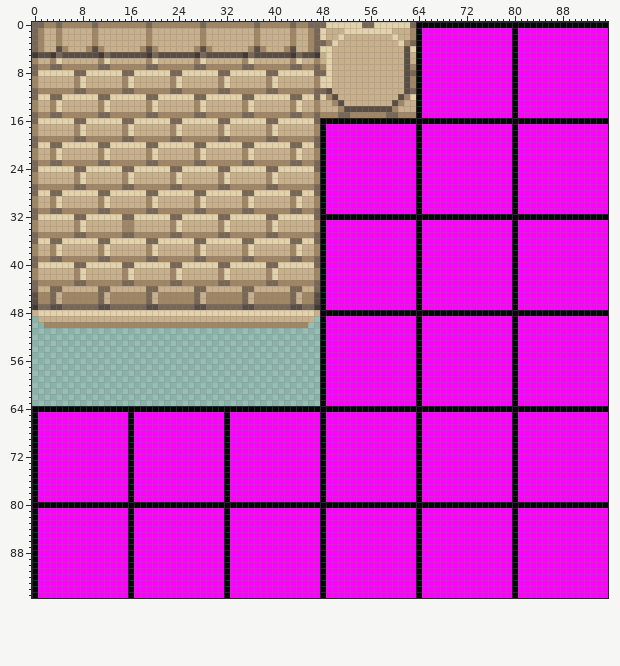
Sprite sheet -- res/spritesheet/tileset_default.png. Above, as it was before the edit.
The file is 96x96 pixels.
After:
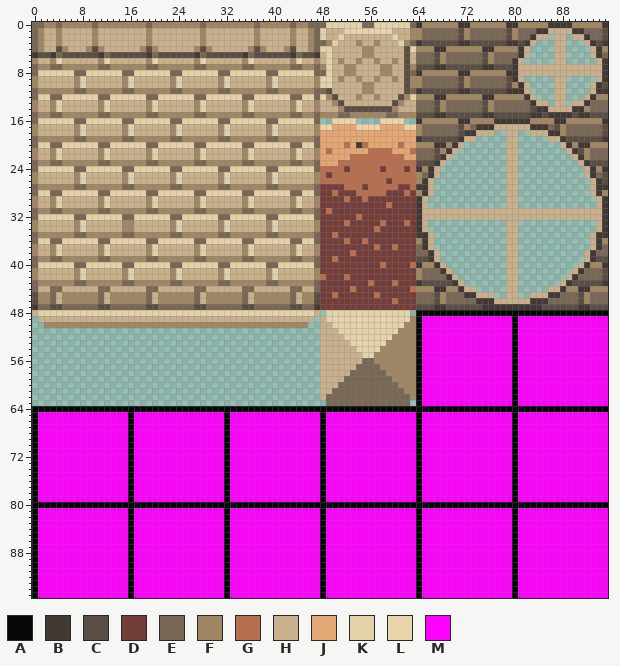
Palette (. is transparent): A #060608  B #423934  C #5a4e44  D #733e39  E #796755  F #a08662  G #b86f50  H #c7b08b  J #e4a672  K #e4d2aa  L #ead4aa  M #ff00ff
Edits made:
y 0: x 64..95 AAAAAAAAAAAAAAAAAAAAAAAAAAAAAAAA -> BFFFFFFBBFFFFFFBBFFFFFBBBBFFFFFB
y 1: x 64..95 AMMMMMMMMMMMMMMMAMMMMMMMMMMMMMMM -> FEEEEEECFEEEEEECFEEEBBHHHHBBEEEC
y 2: x 64..95 AMMMMMMMMMMMMMMMAMMMMMMMMMMMMMMM -> FEEEEEECFEEEEEECFEEBHH.HH.HHBEEC
y 3: x 54 H -> F; x 57 H -> F; x 64..95 AMMMMMMMMMMMMMMMAMMMMMMMMMMMMMMM -> BCCCCCCBBCCCCCCBBCBH...HH...HBCB
y 4: x 55..56 HH -> FF; x 64..95 AMMMMMMMMMMMMMMMAMMMMMMMMMMMMMMM -> FFFBBFFFFFFBBFFFFBH....HH....HBF
y 5: x 55..56 HH -> FF; x 64..95 AMMMMMMMMMMMMMMMAMMMMMMMMMMMMMMM -> EEECFEEEEEECFEEEEBH....HH....HBE
y 6: x 51 H -> F; x 54 H -> F; x 57 H -> F; x 60 H -> F; x 64..95 AMMMMMMMMMMMMMMMAMMMMMMMMMMMMMMM -> EEECFEEEEEECFEEEBH.....HH.....HB
y 7: x 52..53 HH -> FF; x 58..59 HH -> FF; x 64..95 AMMMMMMMMMMMMMMMAMMMMMMMMMMMMMMM -> CCCBBCCCCCCBBCCCBHHHHHHHHHHHHHHB
y 8: x 52..53 HH -> FF; x 58..59 HH -> FF; x 64..95 AMMMMMMMMMMMMMMMAMMMMMMMMMMMMMMM -> BFFFFFFBBFFFFFFBBHHHHHHHHHHHHHHB
y 9: x 51 H -> F; x 54 H -> F; x 57 H -> F; x 60 H -> F; x 64..95 AMMMMMMMMMMMMMMMAMMMMMMMMMMMMMMM -> FEEEEEECFEEEEEECBH.....HH.....HB
y 10: x 55..56 HH -> FF; x 64..95 AMMMMMMMMMMMMMMMAMMMMMMMMMMMMMMM -> FEEEEEECFEEEEEECFBH....HH....HBC
y 11: x 55..56 HH -> FF; x 64..95 AMMMMMMMMMMMMMMMAMMMMMMMMMMMMMMM -> BCCCCCCBBCCCCCCBBBH....HH....HBB
y 12: x 54 H -> F; x 57 H -> F; x 64..95 AMMMMMMMMMMMMMMMAMMMMMMMMMMMMMMM -> FFFBBFFFFFFBBFFFFFBH...HH...HBFF
y 13: x 64..95 AMMMMMMMMMMMMMMMAMMMMMMMMMMMMMMM -> EEECFEEEEEECFEEEEEEBHH.HH.HHBEEE
y 14: x 64..95 AMMMMMMMMMMMMMMMAMMMMMMMMMMMMMMM -> EEECFEEEEEECFEEEEEECBBHHHHBBFEEE
y 15: x 64..95 AMMMMMMMMMMMMMMMAMMMMMMMMMMMMMMM -> CCCBBCCCCCCBBCCCCCCBBCBBBBCBBCCC
y 16: x 48..95 AAAAAAAAAAAAAAAAAAAAAAAAAAAAAAAAAAAAAAAAAAAAAAAA -> ..LLLL....LLLL..BFFFFFFBBFFFFBBBBBBFFFFBBFFFFFFB
y 17: x 48..95 AMMMMMMMMMMMMMMMAMMMMMMMMMMMMMMMAMMMMMMMMMMMMMMM -> LLJJJJLLLLJJJJLLFEEEEEECFEBBBHHHHHHBBBECFEEEEEEC
y 18: x 48..95 AMMMMMMMMMMMMMMMAMMMMMMMMMMMMMMMAMMMMMMMMMMMMMMM -> JJJJJJJJJJJJJJJJFEEEEEECBBHHH..HH..HHHBBFEEEEEEC
y 19: x 48..95 AMMMMMMMMMMMMMMMAMMMMMMMMMMMMMMMAMMMMMMMMMMMMMMM -> JJJJJJJJJJJJJJJJBCCCCCCBHH.....HH.....HHBCCCCCCB
y 20: x 48..95 AMMMMMMMMMMMMMMMAMMMMMMMMMMMMMMMAMMMMMMMMMMMMMMM -> JJJJGJBGJJJJJGJJFFFBBFBH.......HH.......HBFBBFFF
y 21: x 48..95 AMMMMMMMMMMMMMMMAMMMMMMMMMMMMMMMAMMMMMMMMMMMMMMM -> JGJJJJJJGGGGJJJGEEECFBH........HH........HBCFEEE
y 22: x 48..95 AMMMMMMMMMMMMMMMAMMMMMMMMMMMMMMMAMMMMMMMMMMMMMMM -> JJJJJGGGGGGGGGJJEEECBH.........HH.........HBFEEE
y 23: x 48..95 AMMMMMMMMMMMMMMMAMMMMMMMMMMMMMMMAMMMMMMMMMMMMMMM -> JJJGGGGGGGGGGGGGCCCBH..........HH..........HBCCC
y 24: x 48..95 AMMMMMMMMMMMMMMMAMMMMMMMMMMMMMMMAMMMMMMMMMMMMMMM -> GGGGDGGGGGDGGGDGBFBH...........HH...........HBFB
y 25: x 48..95 AMMMMMMMMMMMMMMMAMMMMMMMMMMMMMMMAMMMMMMMMMMMMMMM -> GDGGGGGGGGGGGGGGFEBH...........HH...........HBEC
y 26: x 48..95 AMMMMMMMMMMMMMMMAMMMMMMMMMMMMMMMAMMMMMMMMMMMMMMM -> GGGGGGGGGGGDGGGGFBH............HH............HBC
y 27: x 48..95 AMMMMMMMMMMMMMMMAMMMMMMMMMMMMMMMAMMMMMMMMMMMMMMM -> DDDDGGGDGGGGGDDGBBH............HH............HBB
y 28: x 48..95 AMMMMMMMMMMMMMMMAMMMMMMMMMMMMMMMAMMMMMMMMMMMMMMM -> DDGDDDGGGGGDDDGDFBH............HH............HBF
y 29: x 48..95 AMMMMMMMMMMMMMMMAMMMMMMMMMMMMMMMAMMMMMMMMMMMMMMM -> DDDDGDDGDDDDDDDDBH.............HH.............HB
y 30: x 48..95 AMMMMMMMMMMMMMMMAMMMMMMMMMMMMMMMAMMMMMMMMMMMMMMM -> DDDDDDDDDDDGDDDDBH.............HH.............HB
y 31: x 48..95 AMMMMMMMMMMMMMMMAMMMMMMMMMMMMMMMAMMMMMMMMMMMMMMM -> DGDDDDDDDDDDDDDDBHHHHHHHHHHHHHHHHHHHHHHHHHHHHHHB
y 32: x 48..95 AAAAAAAAAAAAAAAAAAAAAAAAAAAAAAAAAAAAAAAAAAAAAAAA -> DDDDDDGDDDDDDDDDBHHHHHHHHHHHHHHHHHHHHHHHHHHHHHHB
y 33: x 48..95 AMMMMMMMMMMMMMMMAMMMMMMMMMMMMMMMAMMMMMMMMMMMMMMM -> DDDDGDDDDDGDDDGDBH.............HH.............HB
y 34: x 48..95 AMMMMMMMMMMMMMMMAMMMMMMMMMMMMMMMAMMMMMMMMMMMMMMM -> DDDDDDDDDGDDDDDDBH.............HH.............HB
y 35: x 48..95 AMMMMMMMMMMMMMMMAMMMMMMMMMMMMMMMAMMMMMMMMMMMMMMM -> DDGDDDDDDDDDDDDDBBH............HH............HBB
y 36: x 48..95 AMMMMMMMMMMMMMMMAMMMMMMMMMMMMMMMAMMMMMMMMMMMMMMM -> DDDDGDDGDDDDDDDDFBH............HH............HBF
y 37: x 48..95 AMMMMMMMMMMMMMMMAMMMMMMMMMMMMMMMAMMMMMMMMMMMMMMM -> DDDDDDDDDGDDGDDDEBH............HH............HBE
y 38: x 48..95 AMMMMMMMMMMMMMMMAMMMMMMMMMMMMMMMAMMMMMMMMMMMMMMM -> DDDDDGDDDDDDDDDDEEBH...........HH...........HBEE
y 39: x 48..95 AMMMMMMMMMMMMMMMAMMMMMMMMMMMMMMMAMMMMMMMMMMMMMMM -> DDGDDDDDDDDDDDDDCCBH...........HH...........HBCC
y 40: x 48..95 AMMMMMMMMMMMMMMMAMMMMMMMMMMMMMMMAMMMMMMMMMMMMMMM -> DDDDDDDDDDGDDDDGBFFBH..........HH..........HBFFB
y 41: x 48..95 AMMMMMMMMMMMMMMMAMMMMMMMMMMMMMMMAMMMMMMMMMMMMMMM -> DDDDDDDDDDDDDDDDFEEEBH.........HH.........HBEEEC
y 42: x 48..95 AMMMMMMMMMMMMMMMAMMMMMMMMMMMMMMMAMMMMMMMMMMMMMMM -> GDDDGDDDDDDDDDDDFEEEEBH........HH........HBEEEEC
y 43: x 48..95 AMMMMMMMMMMMMMMMAMMMMMMMMMMMMMMMAMMMMMMMMMMMMMMM -> DDDDDDDDGDDDGDDDBCCCCCBH.......HH.......HBCCCCCB
y 44: x 48..95 AMMMMMMMMMMMMMMMAMMMMMMMMMMMMMMMAMMMMMMMMMMMMMMM -> DDDDDGDDDDDDDDDGFFFBBFFBHH.....HH.....HHBFFBBFFF
y 45: x 48..95 AMMMMMMMMMMMMMMMAMMMMMMMMMMMMMMMAMMMMMMMMMMMMMMM -> DDGDDDDDDGDDDDDDEEECFEEEBBHHH..HH..HHHBBEEECFEEE
y 46: x 48..95 AMMMMMMMMMMMMMMMAMMMMMMMMMMMMMMMAMMMMMMMMMMMMMMM -> DDDDDDDDDDDDGDDDEEECFEEEEEBBBHHHHHHBBBEEEEECFEEE
y 47: x 48..95 AMMMMMMMMMMMMMMMAMMMMMMMMMMMMMMMAMMMMMMMMMMMMMMM -> DDDDDDDDDDDDDDDDCCCBBCCCCCCBBBBBBBBBBCCCCCCBBCCC
y 48: x 48..63 AAAAAAAAAAAAAAAA -> .KKKKKKKKKKKKKK.
y 49: x 48..63 AMMMMMMMMMMMMMMM -> HKKKKKKKKKKKKKKF
y 50: x 48..63 AMMMMMMMMMMMMMMM -> HHKKKKKKKKKKKKFF
y 51: x 48..63 AMMMMMMMMMMMMMMM -> HHHKKKKKKKKKKFFF
y 52: x 48..63 AMMMMMMMMMMMMMMM -> HHHHKKKKKKKKFFFF
y 53: x 48..63 AMMMMMMMMMMMMMMM -> HHHHHKKKKKKFFFFF
y 54: x 48..63 AMMMMMMMMMMMMMMM -> HHHHHHKKKKFFFFFF
y 55: x 48..63 AMMMMMMMMMMMMMMM -> HHHHHHHKKFFFFFFF
y 56: x 48..63 AMMMMMMMMMMMMMMM -> HHHHHHHEEFFFFFFF
y 57: x 48..63 AMMMMMMMMMMMMMMM -> HHHHHHEEEEFFFFFF
y 58: x 48..63 AMMMMMMMMMMMMMMM -> HHHHHEEEEEEFFFFF
y 59: x 48..63 AMMMMMMMMMMMMMMM -> HHHHEEEEEEEEFFFF
y 60: x 48..63 AMMMMMMMMMMMMMMM -> HHHEEEEEEEEEEFFF
y 61: x 48..63 AMMMMMMMMMMMMMMM -> HHEEEEEEEEEEEEFF
y 62: x 48..63 AMMMMMMMMMMMMMMM -> HEEEEEEEEEEEEEEF
y 63: x 48..63 AMMMMMMMMMMMMMMM -> .EEEEEEEEEEEEEE.
Boxes around the changes in both pictures, in picture pixels (x1, y1, x2, y2):
changed: (320, 22, 608, 406)
